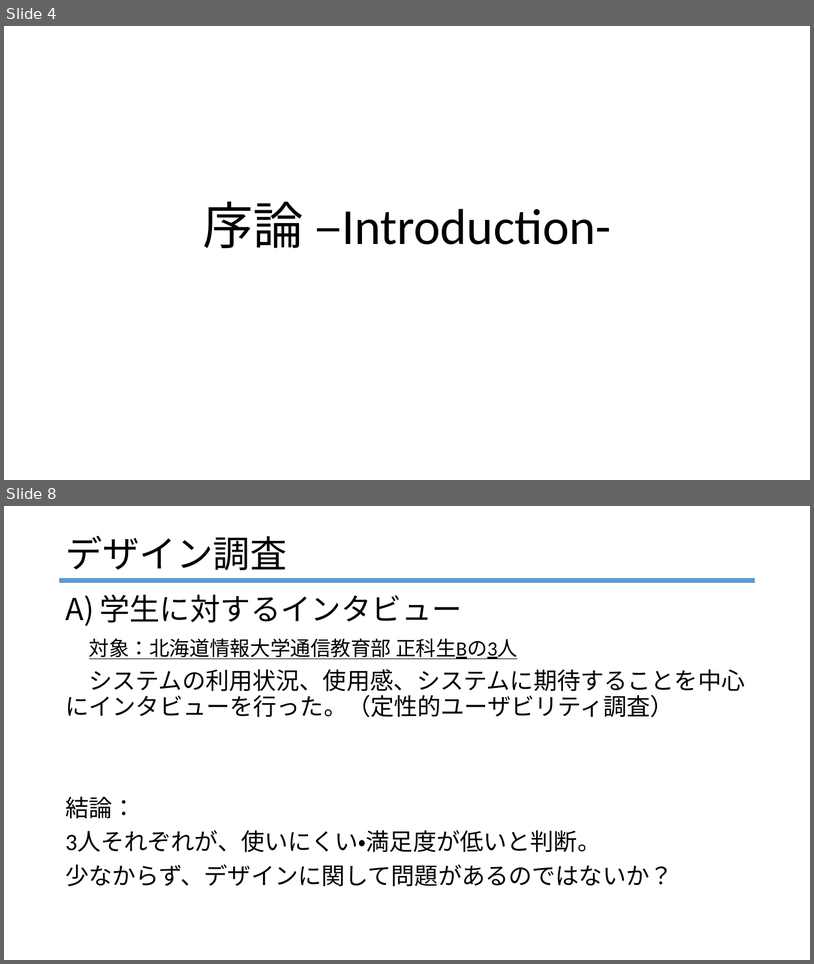
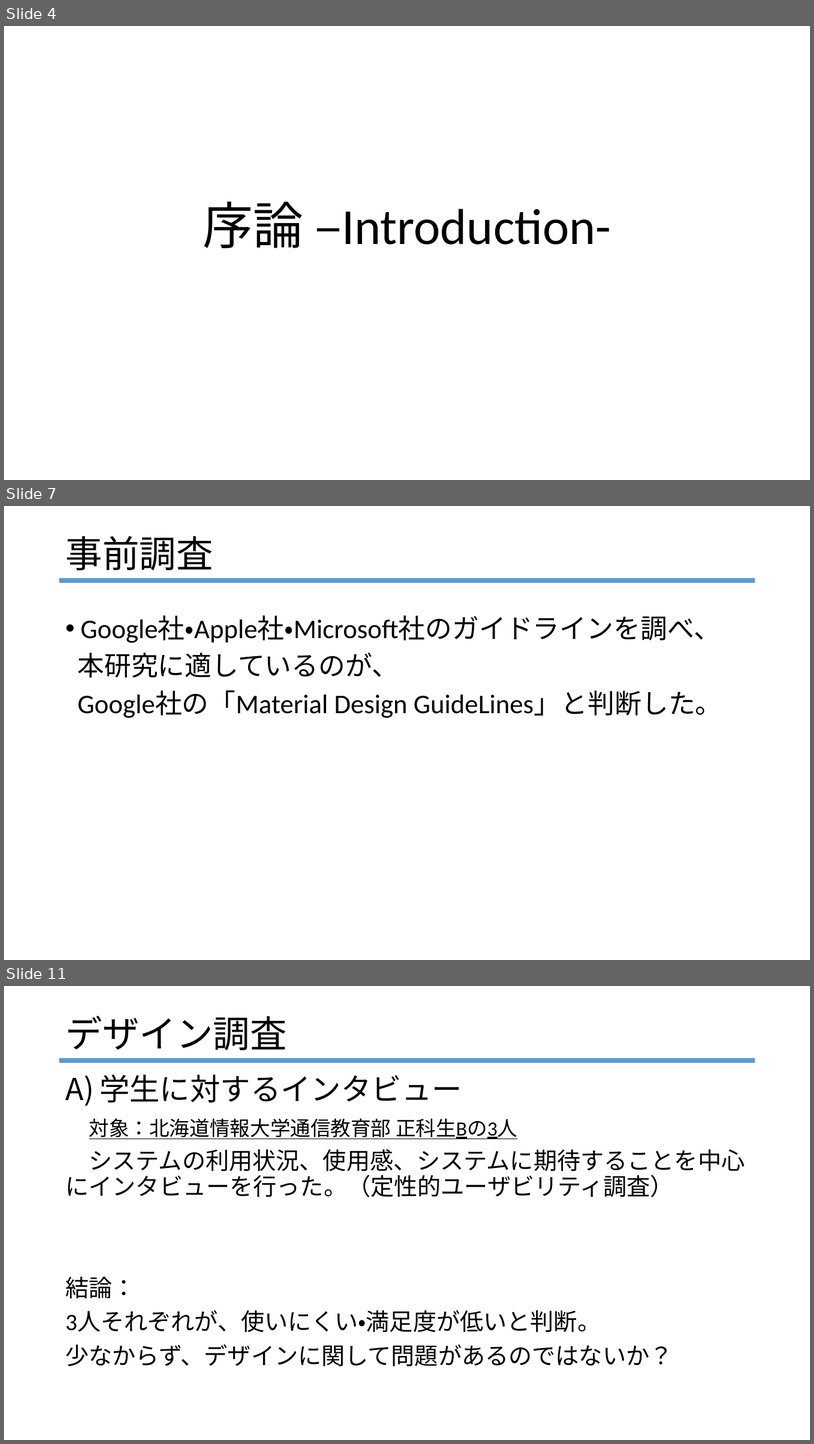
Before and after one commit to R4HB02-teamR/-R, a slide deck: progress/樫本/2022_0203クラス内発表.pptx. Shown one above the other, each under a label of ours: slides 4 and 8 before the commit, slides 4, 7 and 11 after it; the slides between them are not shown. The pictures are 814x964 and 814x1444 pixels, drawn with LibreOffice and Linux fonts; fonts in the diff are those of the drawing. Boxes give left, top, right and bottom in pixels: in the first picture for what was removed or moved away, otherwise in the second. Text is boxed around its words. In the diff, an @@ line names an element or a change of style, - is before the commit and + after.

```diff
--- a/progress/樫本/2022_0203クラス内発表.pptx
+++ b/progress/樫本/2022_0203クラス内発表.pptx
@@ slide 7 added at bbox=[4, 506, 810, 960], background #FFFFFF @@
@@ text added at bbox=[65, 536, 213, 570], 44 pt, text #000000 @@
+事前調査
@@ line added from (60, 580) to (755, 580), #5B9BD5 6 pt @@
@@ text added at bbox=[78, 616, 723, 718], 32 pt, text #000000 @@
+• Google社・Apple社・Microsoft社のガイドラインを調べ、
+本研究に適しているのが、
+Google社の「Material Design GuideLines」と判断した。
@@ what was slide 8 is now slide 11 @@
```
Also in this commit, not shown: 11 slides changed, 9 other slides added, 2 slides removed, 1 other file.
